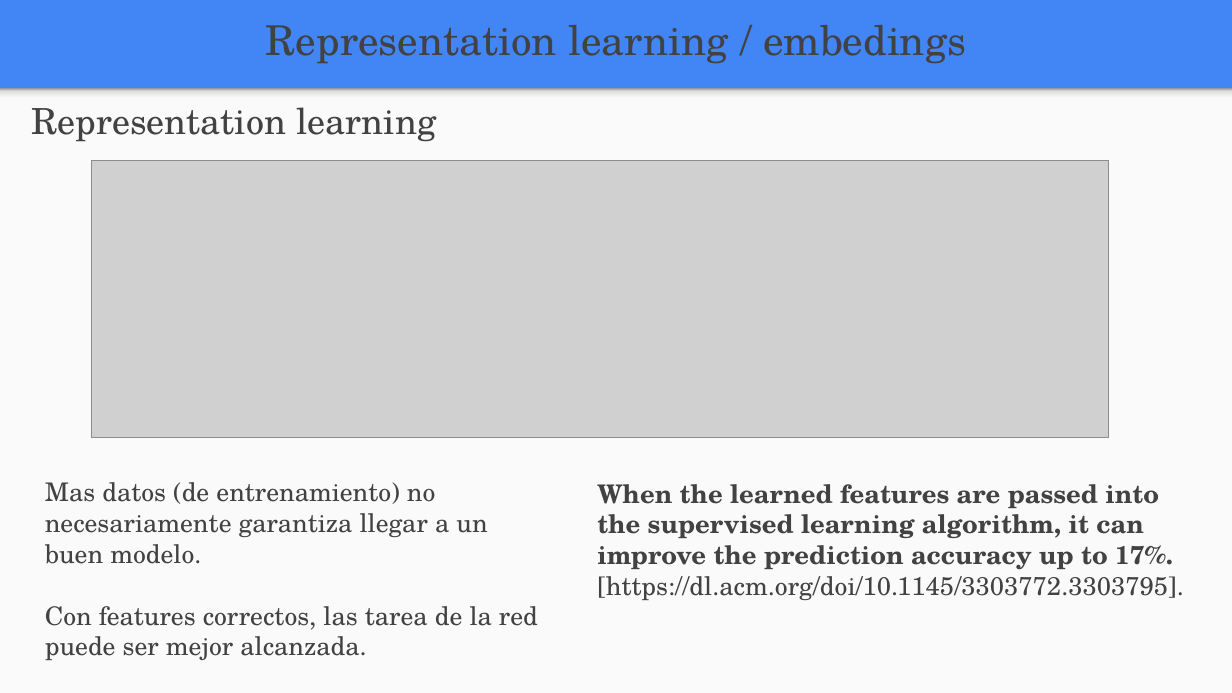
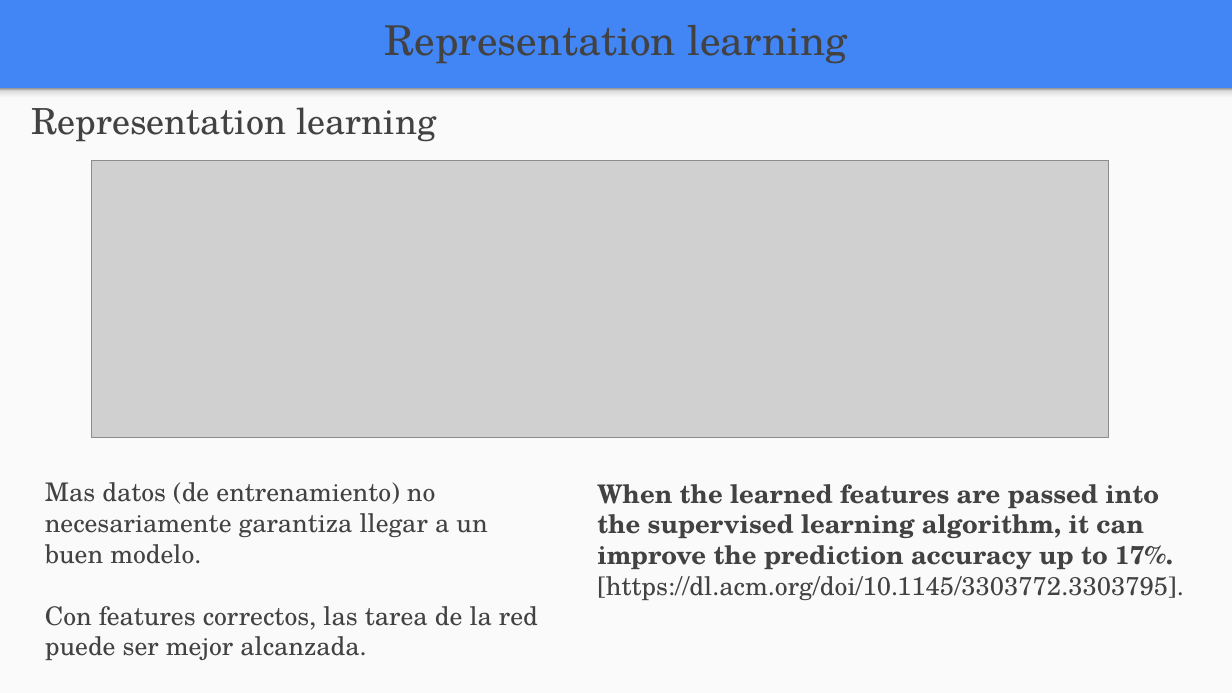
Before and after one commit to FIUBA-Posgrado-Inteligencia-Artificial/aprendizaje_profundo, a slide deck: slide 5 of clase_7/teoria/Clase_7.pptx (slide 16 before the commit). Drawn at 1232x693 pixels with LibreOffice and Linux fonts; fonts in the diff are those of the drawing; grey boxes stand for pictures. Boxes give left, top, right and bottom in pixels: in the first picture for what was removed or moved away, otherwise in the second. Text is boxed around its words. In the diff, an @@ line names an element or a change of style, - is before the commit and + after.

```diff
--- a/clase_7/teoria/Clase_7.pptx
+++ b/clase_7/teoria/Clase_7.pptx
@@ text at [384,25,847,64]: text changed @@
-Representation learning / embedings
+Representation learning
```
Also in this commit, not shown: 12 other slides changed, 2 slides added, 6 other files.
